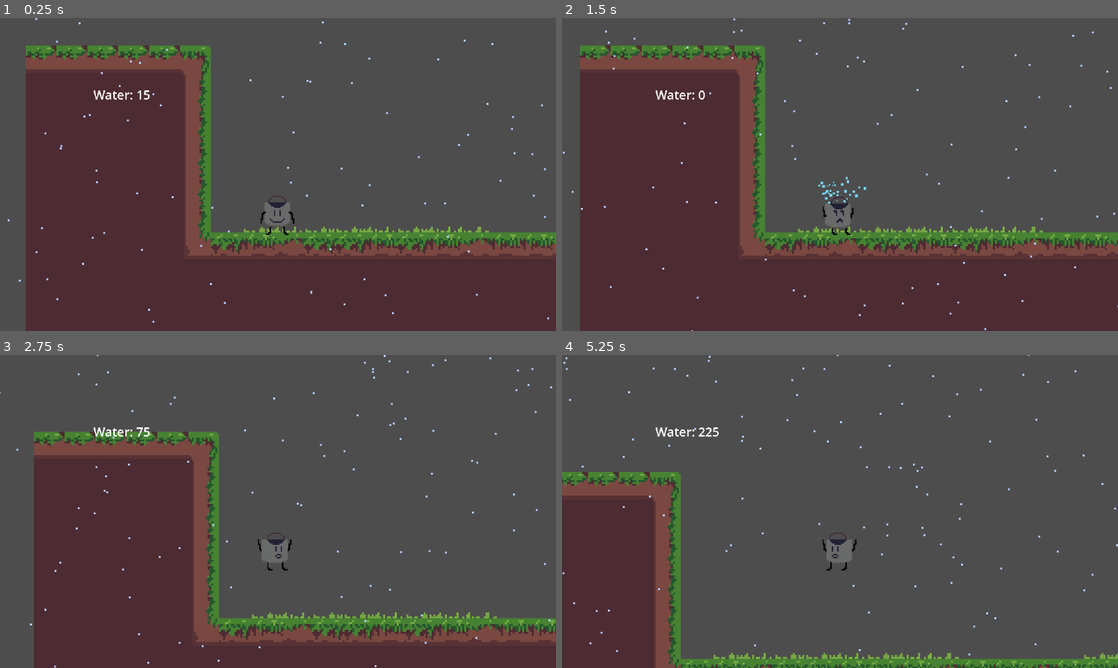
Above: before the commit, frames 1-4 (two rows, left to right).
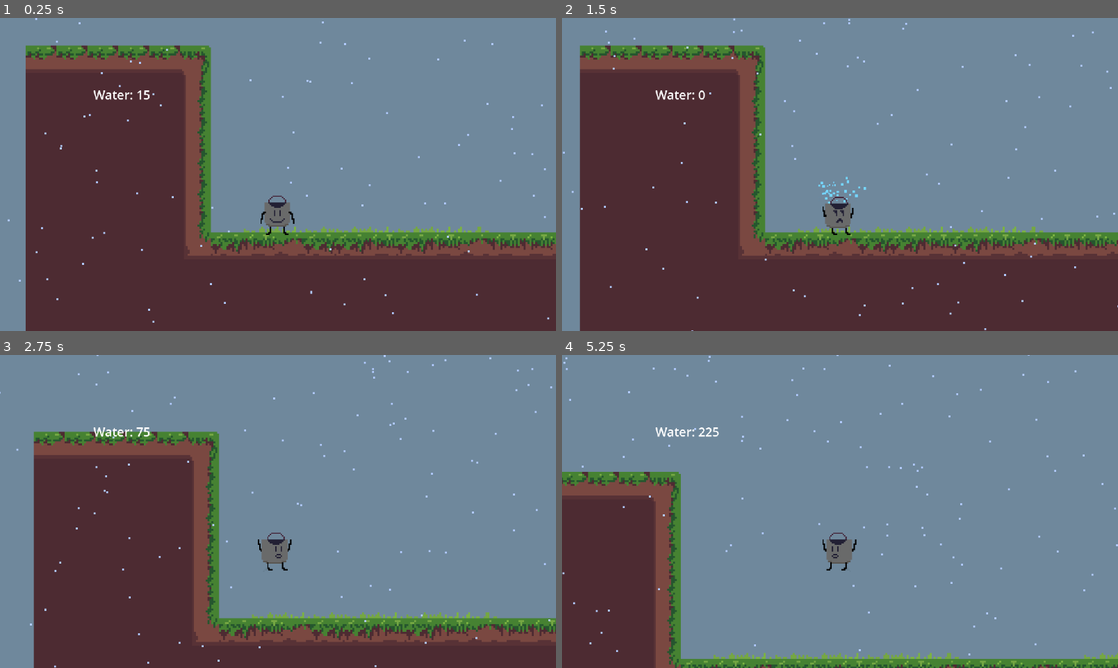
Above: after the commit, the same moments.

Repository: nsriv531/GWJ58
Game: Godot game, scene res://Scene/Level3.tscn
Same seed, same stepped clock (60 frames per second), same inputs: the game is played once before the commit and once after it.
Inputs:
- Up to frame 1 (0.25 s): no input
- Up to frame 2 (1.5 s): hold D (right) from 0.53 s (still down); tap Space (dump) at 0.6, 1.35 s; tap W (jump) at 0.77 s
- Up to frame 3 (2.75 s): tap W (jump) at 1.52 s; release D (right) at 2.03 s; hold A (left) from 2.03 s (still down); tap Space (dump) at 2.1 s
- Up to frame 4 (5.25 s): release A (left) at 2.78 s; hold D (right) 2.78-4.28 s; tap Space (dump) every 0.75 s from 2.85 to 5.1 s; tap W (jump) at 3.02, 3.77, 4.52 s; hold A (left) 4.28-5.03 s; hold D (right) from 5.03 s (still down)

The runs differ from the first frame. In frame 1, 49% of the frame differs, in the area x 0-100%, y 0-100%; in frame 2, 49%; in frame 3, 65%; in frame 4, 83%, in the area x 0-100%, y 0-98%.

Commit message:
added tile map for cave and a background

Diff:
--- /dev/null
+++ b/Art/clouds/cloud_1.tscn
@@ -0,0 +1,11 @@
+[gd_scene load_steps=2 format=3 uid="uid://cq0gtxd0wfpdn"]
+
+[ext_resource type="Texture2D" uid="uid://b2pn4xrtyogqk" path="res://sky-Sheet.png" id="1_gqbd0"]
+
+[node name="cloud1" type="Sprite2D"]
+z_index = -3
+position = Vector2(1596, -662)
+scale = Vector2(9.17857, 9.17857)
+texture = ExtResource("1_gqbd0")
+region_enabled = true
+region_rect = Rect2(-3, 113.352, 129, 85)
--- /dev/null
+++ b/Art/clouds/cloud_2.tscn
@@ -0,0 +1,11 @@
+[gd_scene load_steps=2 format=3 uid="uid://cpndvqypfbco2"]
+
+[ext_resource type="Texture2D" uid="uid://b2pn4xrtyogqk" path="res://sky-Sheet.png" id="1_l2yk6"]
+
+[node name="cloud2" type="Sprite2D"]
+z_index = -2
+position = Vector2(1015, -410)
+scale = Vector2(9.17857, 9.17857)
+texture = ExtResource("1_l2yk6")
+region_enabled = true
+region_rect = Rect2(9.5, 352.072, 79, 76)
--- /dev/null
+++ b/Art/clouds/cloud_3.tscn
@@ -0,0 +1,11 @@
+[gd_scene load_steps=2 format=3 uid="uid://b3t8215cga4ym"]
+
+[ext_resource type="Texture2D" uid="uid://b2pn4xrtyogqk" path="res://sky-Sheet.png" id="1_sum0c"]
+
+[node name="cloud3" type="Sprite2D"]
+z_index = -2
+position = Vector2(739, -541)
+scale = Vector2(9.17857, 9.17857)
+texture = ExtResource("1_sum0c")
+region_enabled = true
+region_rect = Rect2(15, 440.512, 113.5, 80.988)
--- /dev/null
+++ b/Art/clouds/cloud_4.tscn
@@ -0,0 +1,10 @@
+[gd_scene load_steps=2 format=3 uid="uid://bcoli8c6gfawt"]
+
+[ext_resource type="Texture2D" uid="uid://b2pn4xrtyogqk" path="res://sky-Sheet.png" id="1_0kv3p"]
+
+[node name="cloud4" type="Sprite2D"]
+position = Vector2(1092, -467)
+scale = Vector2(9.17857, 9.17857)
+texture = ExtResource("1_0kv3p")
+region_enabled = true
+region_rect = Rect2(39.25, 539.164, 86, 64)
--- /dev/null
+++ b/Art/clouds/cloud_5.tscn
@@ -0,0 +1,10 @@
+[gd_scene load_steps=2 format=3 uid="uid://bnb1mpw3uy48h"]
+
+[ext_resource type="Texture2D" uid="uid://b2pn4xrtyogqk" path="res://sky-Sheet.png" id="1_7rk0m"]
+
+[node name="cloud5" type="Sprite2D"]
+position = Vector2(926, -486)
+scale = Vector2(9.17857, 9.17857)
+texture = ExtResource("1_7rk0m")
+region_enabled = true
+region_rect = Rect2(0, 783.187, 66, 44)
--- /dev/null
+++ b/Art/clouds/cloud_6.tscn
@@ -0,0 +1,10 @@
+[gd_scene load_steps=2 format=3 uid="uid://fbqlcc57n63p"]
+
+[ext_resource type="Texture2D" uid="uid://b2pn4xrtyogqk" path="res://sky-Sheet.png" id="1_oxu2t"]
+
+[node name="cloud6" type="Sprite2D"]
+position = Vector2(1328, -256)
+scale = Vector2(9.17857, 9.17857)
+texture = ExtResource("1_oxu2t")
+region_enabled = true
+region_rect = Rect2(45, 925.547, 55, 41)
--- /dev/null
+++ b/Art/clouds/sky.tscn
@@ -0,0 +1,11 @@
+[gd_scene load_steps=2 format=3 uid="uid://d4i030m5ayshh"]
+
+[ext_resource type="Texture2D" uid="uid://b2pn4xrtyogqk" path="res://sky-Sheet.png" id="1_8xlvv"]
+
+[node name="sky" type="Sprite2D"]
+z_index = -10
+position = Vector2(1294, 212)
+scale = Vector2(38.6063, 21.5676)
+texture = ExtResource("1_8xlvv")
+region_enabled = true
+region_rect = Rect2(1, 1, 127, 111.429)
--- a/Scene/Level2.tscn
+++ b/Scene/Level2.tscn
@@ -1,9 +1,11 @@
-[gd_scene load_steps=6 format=3 uid="uid://bjq04f2tettqm"]
+[gd_scene load_steps=8 format=3 uid="uid://bjq04f2tettqm"]
 
 [ext_resource type="Script" path="res://Scene/Main.gd" id="1_lua68"]
 [ext_resource type="TileSet" uid="uid://c1u7252wfu8fe" path="res://Scene/TileSet.tres" id="2_hn7fs"]
 [ext_resource type="PackedScene" uid="uid://crr4hlotrifkx" path="res://Objects/Player.tscn" id="4_3sxa8"]
 [ext_resource type="AudioStream" uid="uid://cdrelkixh0erh" path="res://Music/house_banger_real.wav" id="4_isjoo"]
+[ext_resource type="Texture2D" uid="uid://b2pn4xrtyogqk" path="res://sky-Sheet.png" id="5_1jgog"]
+[ext_resource type="PackedScene" uid="uid://d4i030m5ayshh" path="res://Art/clouds/sky.tscn" id="5_d1jiq"]
 
 [sub_resource type="ParticleProcessMaterial" id="ParticleProcessMaterial_j3ubl"]
 emission_shape = 3
@@ -47,3 +49,47 @@
 
 [node name="Player" parent="." instance=ExtResource("4_3sxa8")]
 position = Vector2(-246, 387)
+
+[node name="sky" parent="." instance=ExtResource("5_d1jiq")]
+
+[node name="cloud1" type="Sprite2D" parent="."]
+position = Vector2(23, -458)
+scale = Vector2(9.17857, 9.17857)
+texture = ExtResource("5_1jgog")
+region_enabled = true
+region_rect = Rect2(-3, 113.352, 129, 85)
+
+[node name="cloud2" type="Sprite2D" parent="."]
+position = Vector2(562, -467)
+scale = Vector2(9.17857, 9.17857)
+texture = ExtResource("5_1jgog")
+region_enabled = true
+region_rect = Rect2(9.5, 352.072, 79, 76)
+
+[node name="cloud3" type="Sprite2D" parent="."]
+position = Vector2(-381, -450)
+scale = Vector2(9.17857, 9.17857)
+texture = ExtResource("5_1jgog")
+region_enabled = true
+region_rect = Rect2(15, 440.512, 113.5, 80.988)
+
+[node name="cloud4" type="Sprite2D" parent="."]
+position = Vector2(1092, -467)
+scale = Vector2(9.17857, 9.17857)
+texture = ExtResource("5_1jgog")
+region_enabled = true
+region_rect = Rect2(39.25, 539.164, 86, 64)
+
+[node name="cloud5" type="Sprite2D" parent="."]
+position = Vector2(926, -486)
+scale = Vector2(9.17857, 9.17857)
+texture = ExtResource("5_1jgog")
+region_enabled = true
+region_rect = Rect2(0, 783.187, 66, 44)
+
+[node name="cloud6" type="Sprite2D" parent="."]
+position = Vector2(-160, -701)
+scale = Vector2(9.17857, 9.17857)
+texture = ExtResource("5_1jgog")
+region_enabled = true
+region_rect = Rect2(45, 925.547, 55, 41)
--- a/Scene/Level3.tscn
+++ b/Scene/Level3.tscn
@@ -1,10 +1,11 @@
-[gd_scene load_steps=7 format=3 uid="uid://ytaid4koctwn"]
+[gd_scene load_steps=8 format=3 uid="uid://ytaid4koctwn"]
 
 [ext_resource type="Script" path="res://Scene/Main.gd" id="1_pw727"]
 [ext_resource type="TileSet" uid="uid://c1u7252wfu8fe" path="res://Scene/TileSet.tres" id="2_ymb4o"]
 [ext_resource type="AudioStream" uid="uid://cdrelkixh0erh" path="res://Music/house_banger_real.wav" id="3_wndxl"]
 [ext_resource type="PackedScene" uid="uid://crr4hlotrifkx" path="res://Objects/Player.tscn" id="4_4o850"]
 [ext_resource type="PackedScene" uid="uid://cjbbeejbhv17c" path="res://Objects/Shrine.tscn" id="5_o8qh7"]
+[ext_resource type="PackedScene" uid="uid://d4i030m5ayshh" path="res://Art/clouds/sky.tscn" id="6_lqlr5"]
 
 [sub_resource type="ParticleProcessMaterial" id="ParticleProcessMaterial_j3ubl"]
 emission_shape = 3
@@ -51,3 +52,6 @@
 
 [node name="Player" parent="." instance=ExtResource("4_4o850")]
 position = Vector2(-246, 387)
+
+[node name="sky" parent="." instance=ExtResource("6_lqlr5")]
+position = Vector2(965, -242)
--- a/Scene/Main.tscn
+++ b/Scene/Main.tscn
@@ -6,6 +6,13 @@
 [ext_resource type="AudioStream" uid="uid://cdrelkixh0erh" path="res://Music/house_banger_real.wav" id="4_75wqb"]
 [ext_resource type="PackedScene" uid="uid://b7xy5rq50tww7" path="res://Objects/Snake.tscn" id="5_pmpqg"]
 [ext_resource type="PackedScene" uid="uid://cjbbeejbhv17c" path="res://Objects/Shrine.tscn" id="6_jv3ka"]
+[ext_resource type="PackedScene" uid="uid://d4i030m5ayshh" path="res://Art/clouds/sky.tscn" id="7_yelyt"]
+[ext_resource type="PackedScene" uid="uid://cq0gtxd0wfpdn" path="res://Art/clouds/cloud_1.tscn" id="8_w4byw"]
+[ext_resource type="PackedScene" uid="uid://cpndvqypfbco2" path="res://Art/clouds/cloud_2.tscn" id="9_1b8yu"]
+[ext_resource type="PackedScene" uid="uid://bcoli8c6gfawt" path="res://Art/clouds/cloud_4.tscn" id="10_n1e8r"]
+[ext_resource type="PackedScene" uid="uid://bnb1mpw3uy48h" path="res://Art/clouds/cloud_5.tscn" id="11_or2r5"]
+[ext_resource type="PackedScene" uid="uid://fbqlcc57n63p" path="res://Art/clouds/cloud_6.tscn" id="12_04tme"]
+[ext_resource type="PackedScene" uid="uid://b3t8215cga4ym" path="res://Art/clouds/cloud_3.tscn" id="13_nwi8f"]
 
 [sub_resource type="ParticleProcessMaterial" id="ParticleProcessMaterial_j3ubl"]
 emission_shape = 3
@@ -56,3 +63,37 @@
 
 [node name="Player" parent="." instance=ExtResource("3_h4ukq")]
 position = Vector2(94, 407)
+
+[node name="sky" parent="." instance=ExtResource("7_yelyt")]
+position = Vector2(600, 135)
+scale = Vector2(18.8976, 14.4415)
+
+[node name="cloud1" parent="." instance=ExtResource("8_w4byw")]
+position = Vector2(612, 13)
+
+[node name="cloud2" parent="." instance=ExtResource("9_1b8yu")]
+position = Vector2(832, -271)
+
+[node name="cloud4" parent="." instance=ExtResource("10_n1e8r")]
+position = Vector2(896, -319)
+
+[node name="cloud5" parent="." instance=ExtResource("11_or2r5")]
+position = Vector2(285, -393)
+
+[node name="cloud6" parent="." instance=ExtResource("12_04tme")]
+position = Vector2(562, -524)
+
+[node name="cloud3" parent="." instance=ExtResource("8_w4byw")]
+position = Vector2(633, -485)
+
+[node name="cloud7" parent="." instance=ExtResource("9_1b8yu")]
+position = Vector2(802, -557)
+
+[node name="cloud8" parent="." instance=ExtResource("13_nwi8f")]
+position = Vector2(880, -380)
+
+[node name="cloud9" parent="." instance=ExtResource("9_1b8yu")]
+position = Vector2(822, 86)
+
+[node name="cloud10" parent="." instance=ExtResource("8_w4byw")]
+position = Vector2(639, -85)
--- a/Scene/TileSet.tres
+++ b/Scene/TileSet.tres
@@ -1,10 +1,101 @@
-[gd_resource type="TileSet" load_steps=15 format=3 uid="uid://c1u7252wfu8fe"]
-
+[gd_resource type="TileSet" load_steps=17 format=3 uid="uid://c1u7252wfu8fe"]
+
+[ext_resource type="Texture2D" uid="uid://cahln74p2osvk" path="res://Art/cavern tilemap.png" id="1_bbbkn"]
 [ext_resource type="Texture2D" uid="uid://bgauxu36s4cqo" path="res://Art/tilemap_ver2.png" id="3_w1csr"]
 [ext_resource type="Texture2D" uid="uid://bcehhtgce87u4" path="res://Art/tilemap.png" id="4_yotfi"]
 
 [sub_resource type="PhysicsMaterial" id="PhysicsMaterial_ch7qw"]
 friction = 0.0
+
+[sub_resource type="TileSetAtlasSource" id="TileSetAtlasSource_lbbvg"]
+texture = ExtResource("1_bbbkn")
+2:1/0 = 0
+2:1/0/physics_layer_0/linear_velocity = Vector2(0, 0)
+2:1/0/physics_layer_0/angular_velocity = 0.0
+2:1/0/physics_layer_0/polygon_0/points = PackedVector2Array(-8, -8, 8, -8, 8, 8, -8, 8)
+3:1/0 = 0
+3:1/0/physics_layer_0/linear_velocity = Vector2(0, 0)
+3:1/0/physics_layer_0/angular_velocity = 0.0
+3:1/0/physics_layer_0/polygon_0/points = PackedVector2Array(-8, -8, 8, -8, 8, 8, -8, 8)
+4:1/0 = 0
+4:1/0/physics_layer_0/linear_velocity = Vector2(0, 0)
+4:1/0/physics_layer_0/angular_velocity = 0.0
+4:1/0/physics_layer_0/polygon_0/points = PackedVector2Array(-8, -8, 8, -8, 8, 8, -8, 8)
+5:1/0 = 0
+5:1/0/physics_layer_0/linear_velocity = Vector2(0, 0)
+5:1/0/physics_layer_0/angular_velocity = 0.0
+5:1/0/physics_layer_0/polygon_0/points = PackedVector2Array(-8, -8, 8, -8, 8, 8, -8, 8)
+6:1/0 = 0
+6:1/0/physics_layer_0/linear_velocity = Vector2(0, 0)
+6:1/0/physics_layer_0/angular_velocity = 0.0
+6:1/0/physics_layer_0/polygon_0/points = PackedVector2Array(-8, -8, 8, -8, 8, 8, -8, 8)
+2:2/0 = 0
+2:2/0/physics_layer_0/linear_velocity = Vector2(0, 0)
+2:2/0/physics_layer_0/angular_velocity = 0.0
+3:2/0 = 0
+3:2/0/physics_layer_0/linear_velocity = Vector2(0, 0)
+3:2/0/physics_layer_0/angular_velocity = 0.0
+4:2/0 = 0
+4:2/0/physics_layer_0/linear_velocity = Vector2(0, 0)
+4:2/0/physics_layer_0/angular_velocity = 0.0
+5:2/0 = 0
+5:2/0/physics_layer_0/linear_velocity = Vector2(0, 0)
+5:2/0/physics_layer_0/angular_velocity = 0.0
+2:3/0 = 0
+2:3/0/physics_layer_0/linear_velocity = Vector2(0, 0)
+2:3/0/physics_layer_0/angular_velocity = 0.0
+3:3/0 = 0
+3:3/0/physics_layer_0/linear_velocity = Vector2(0, 0)
+3:3/0/physics_layer_0/angular_velocity = 0.0
+4:3/0 = 0
+4:3/0/physics_layer_0/linear_velocity = Vector2(0, 0)
+4:3/0/physics_layer_0/angular_velocity = 0.0
+5:3/0 = 0
+5:3/0/physics_layer_0/linear_velocity = Vector2(0, 0)
+5:3/0/physics_layer_0/angular_velocity = 0.0
+2:4/0 = 0
+2:4/0/physics_layer_0/linear_velocity = Vector2(0, 0)
+2:4/0/physics_layer_0/angular_velocity = 0.0
+2:4/0/physics_layer_0/polygon_0/points = PackedVector2Array(-8, -6.5, 8, -6.5, 8, 8, -8, 8)
+3:4/0 = 0
+3:4/0/physics_layer_0/linear_velocity = Vector2(0, 0)
+3:4/0/physics_layer_0/angular_velocity = 0.0
+3:4/0/physics_layer_0/polygon_0/points = PackedVector2Array(-8, -6.5, 8, -6.5, 8, 8, -8, 8)
+4:4/0 = 0
+4:4/0/physics_layer_0/linear_velocity = Vector2(0, 0)
+4:4/0/physics_layer_0/angular_velocity = 0.0
+4:4/0/physics_layer_0/polygon_0/points = PackedVector2Array(-8, -6.5, 8, -6.5, 8, 8, -8, 8)
+5:4/0 = 0
+5:4/0/physics_layer_0/linear_velocity = Vector2(0, 0)
+5:4/0/physics_layer_0/angular_velocity = 0.0
+5:4/0/physics_layer_0/polygon_0/points = PackedVector2Array(-8, -6.5, 8, -6.5, 8, 8, -8, 8)
+2:5/0 = 0
+2:5/0/physics_layer_0/linear_velocity = Vector2(0, 0)
+2:5/0/physics_layer_0/angular_velocity = 0.0
+2:5/0/physics_layer_0/polygon_0/points = PackedVector2Array(-8, -8, 8, -8, 8, 8, -8, 8)
+3:5/0 = 0
+3:5/0/physics_layer_0/linear_velocity = Vector2(0, 0)
+3:5/0/physics_layer_0/angular_velocity = 0.0
+5:5/0 = 0
+5:5/0/physics_layer_0/linear_velocity = Vector2(0, 0)
+5:5/0/physics_layer_0/angular_velocity = 0.0
+5:5/0/physics_layer_0/polygon_0/points = PackedVector2Array(-8, -8, 8, -8, 8, 8, -8, 8)
+1:6/0 = 0
+1:6/0/physics_layer_0/linear_velocity = Vector2(0, 0)
+1:6/0/physics_layer_0/angular_velocity = 0.0
+1:6/0/physics_layer_0/polygon_0/points = PackedVector2Array(-8, -6.5, 8, -6.5, 8, 8, -8, 8)
+2:6/0 = 0
+2:6/0/physics_layer_0/linear_velocity = Vector2(0, 0)
+2:6/0/physics_layer_0/angular_velocity = 0.0
+2:6/0/physics_layer_0/polygon_0/points = PackedVector2Array(-8, -8, 8, -8, 8, 8, -8, 8)
+5:6/0 = 0
+5:6/0/physics_layer_0/linear_velocity = Vector2(0, 0)
+5:6/0/physics_layer_0/angular_velocity = 0.0
+5:6/0/physics_layer_0/polygon_0/points = PackedVector2Array(-8, -8, 8, -8, 8, 8, -8, 8)
+6:6/0 = 0
+6:6/0/physics_layer_0/linear_velocity = Vector2(0, 0)
+6:6/0/physics_layer_0/angular_velocity = 0.0
+6:6/0/physics_layer_0/polygon_0/points = PackedVector2Array(-8, -6.5, 8, -6.5, 8, 8, -8, 8)
 
 [sub_resource type="OccluderPolygon2D" id="OccluderPolygon2D_3ttt3"]
 polygon = PackedVector2Array(-8, -11, 8, -11, 8, -1.5, -8, -1.5)
@@ -311,3 +402,4 @@
 terrain_set_0/terrain_0/color = Color(0.5, 0.34375, 0.25, 1)
 sources/3 = SubResource("TileSetAtlasSource_nquxv")
 sources/2 = SubResource("TileSetAtlasSource_db7ac")
+sources/0 = SubResource("TileSetAtlasSource_lbbvg")
Binary file added: Art/cavern tilemap.png
Not shown, added: Art/cavern tilemap.png.import
Binary file added: Art/clouds/skyver2.png
Not shown, added: Art/clouds/skyver2.png.import
Binary file added: Art/sky-Sheet.png
Not shown, added: Art/sky-Sheet.png.import
Not shown: 1 places in Scene/Main.tscn that only renumber resources
Binary file added: sky-Sheet.png
Not shown, added: sky-Sheet.png.import
